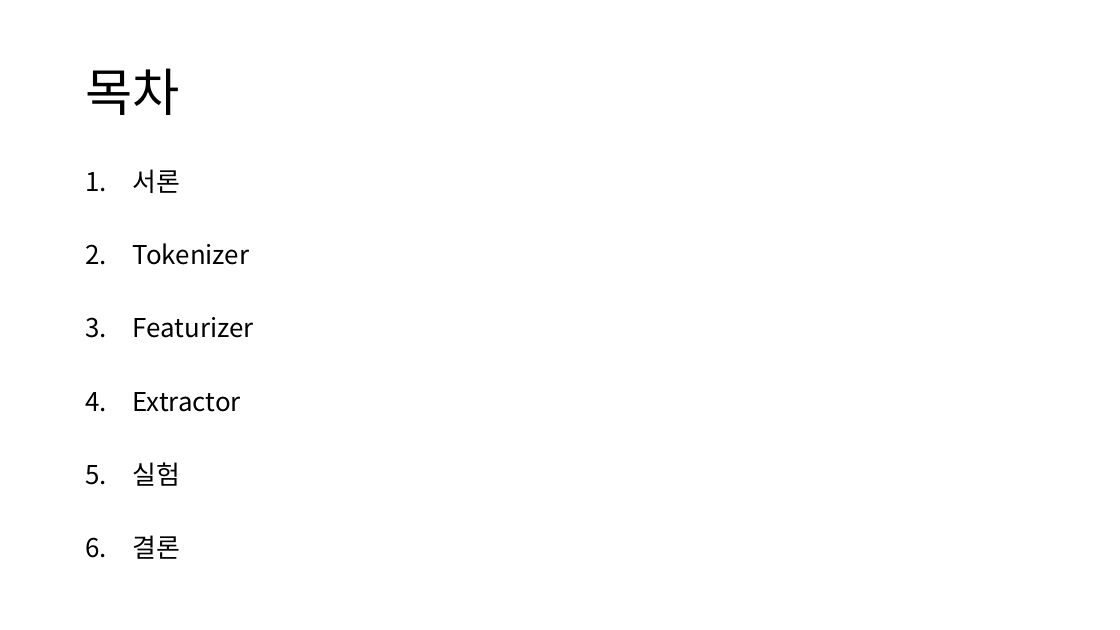
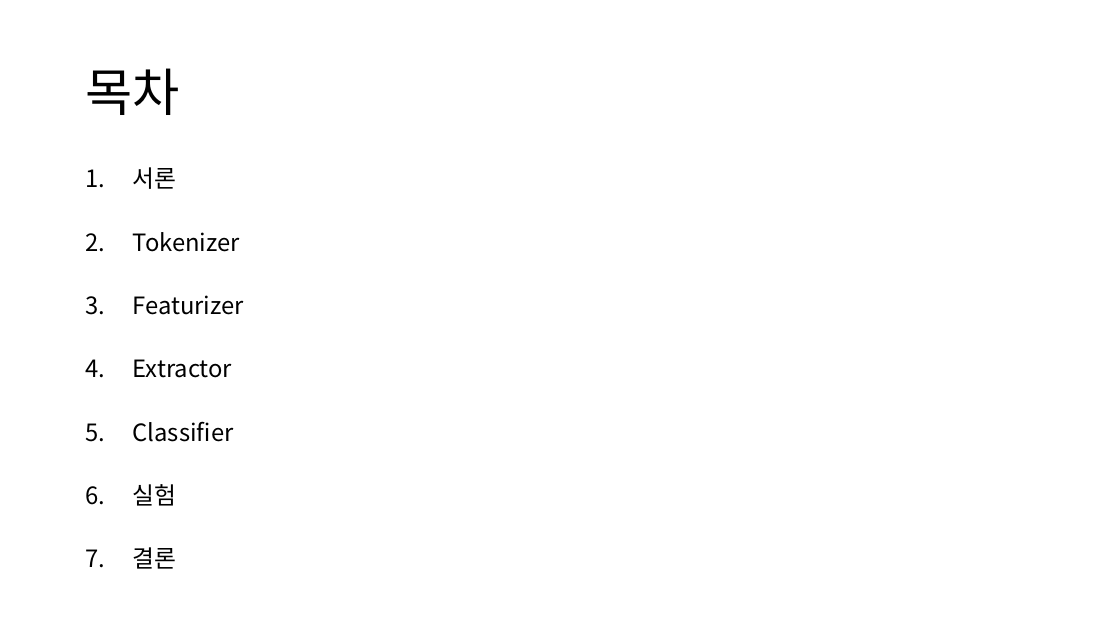
Before and after one commit to yongsun-yoon/chatbot, a slide deck: slide 2 of docs/Rasa custom NLU 모델 개발_팀장님.pptx. Drawn at 1120x630 pixels with LibreOffice and Linux fonts; fonts in the diff are those of the drawing. Boxes give left, top, right and bottom in pixels: in the first picture for what was removed or moved away, otherwise in the second. Text is boxed around its words. In the diff, an @@ line names an element or a change of style, - is before the commit and + after.

```diff
--- a/docs/Rasa custom NLU 모델 개발_팀장님.pptx
+++ b/docs/Rasa custom NLU 모델 개발_팀장님.pptx
@@ text at (133, 167, 244, 569): size 22.2 to 20.4 pt in "서론", "Tokenizer", "Featurizer", "Extractor" and 2 more places; line spacing 0.8 to 0.7 @@
@@ text at (133, 421, 234, 442): paragraph added @@
+5. Classifier
```
Also in this commit, not shown: 7 other slides changed, 1 slide added.
